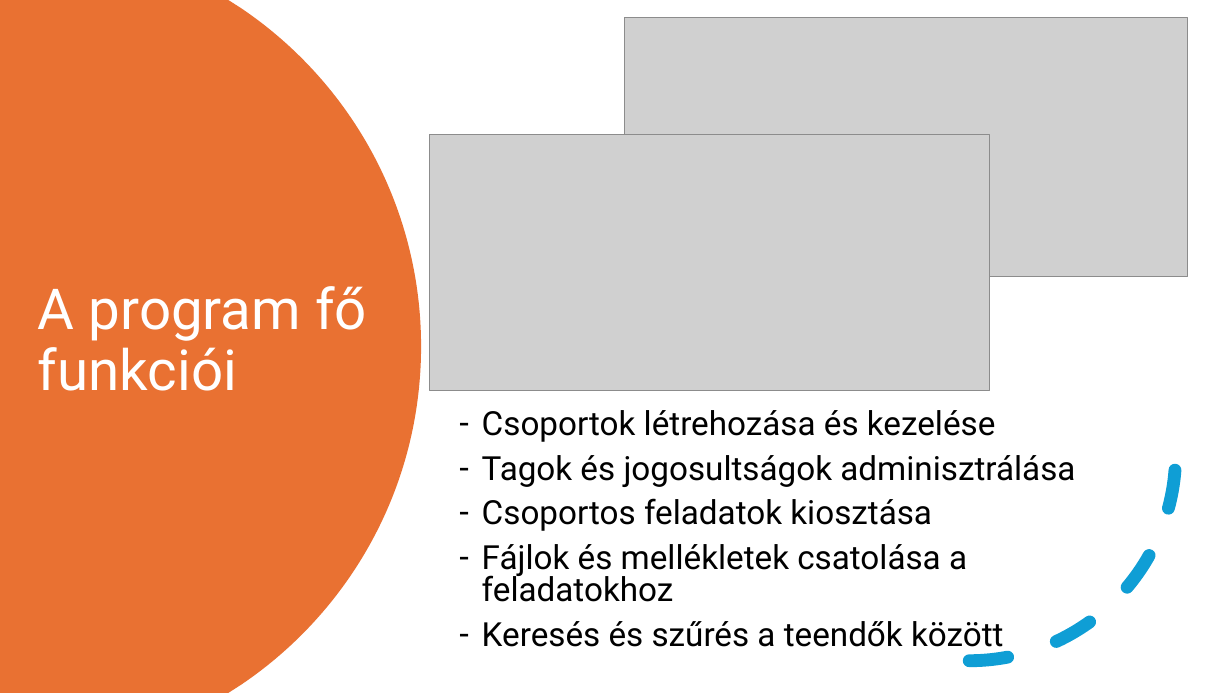
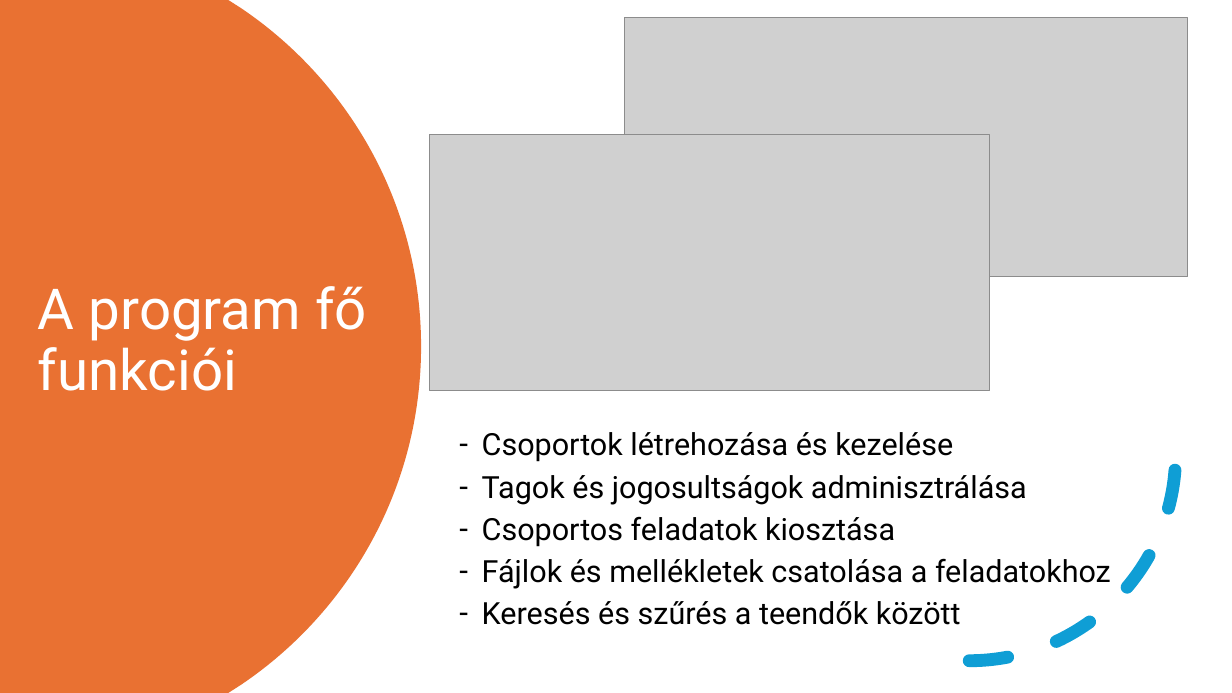
Before and after one commit to FesetoImre5/13_S1_8_vizsgaremek, a slide deck: slide 6 of Dokumentacio/Bemutató_FesetőImre_KapusKevinKamill.pptx. Drawn at 1232x693 pixels with LibreOffice and Linux fonts; fonts in the diff are those of the drawing; grey boxes stand for pictures. Boxes give left, top, right and bottom in pixels: in the first picture for what was removed or moved away, otherwise in the second. Text is boxed around its words. In the diff, an @@ line names an element or a change of style, - is before the commit and + after.

```diff
--- a/Dokumentacio/Bemutató_FesetőImre_KapusKevinKamill.pptx
+++ b/Dokumentacio/Bemutató_FesetőImre_KapusKevinKamill.pptx
@@ text "Csoportok létrehozása és kezelése" at (482,432,1111,625): size 25.9 to 23.8 pt @@
```
Also in this commit, not shown: 3 other slides changed, 1 slide added, 3 other files.
